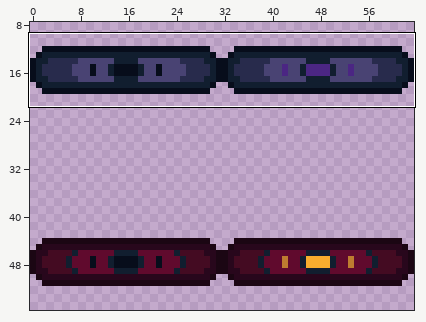
Pixel-art sprite, stored at Assets/Sprites/Activable/Activables.png. The picture above shows the old version from afar; the outline marks the close-up.
Close-up. As it was:
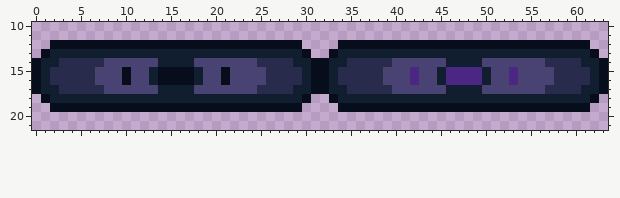
The file is 64x64 pixels. Colours within 5 levels of each other are drawn and written as one. Shown: x 0..63, y 10..21. The wide view leaves out empty margins. The commit also changed other parts of the picture, which this record leaves out.
And afterwards:
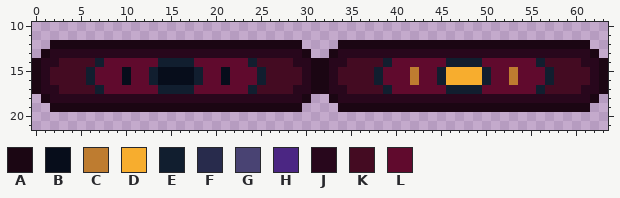
Palette (. is transparent): A #1b0613  B #070d1b  C #be7c30  D #f7ad2e  E #111e2f  F #282b4c  G #494373  H #4b2683  J #28071c  K #440b22  L #600a2d
Difference:
Changed rows in their new state; - is an unchanged pixel.
first column x 0:
12 --AAAAAAAAAAAAAAAAAAAAAAAAAAAA----AAAAAAAAAAAAAAAAAAAAAAAAAAAA--
13 -AJJJJJJJJJJJJJJJJJJJJJJJJJJJJA--AJJJJJJJJJJJJJJJJJJJJJJJJJJJJA-
14 AJJKKKKELLLLLL----LLLLLLEKKKKJJAAJJKKKKELLLLLL----LLLLLLEKKKKJJA
15 AJKKKKELLL-LL------LL-LLLEKKKKJAAJKKKKELLLCLL-DDDD-LLCLLLEKKKKJA
16 AJKKKKELLL-LL------LL-LLLEKKKKJAAJKKKKELLLCLL-DDDD-LLCLLLEKKKKJA
17 AJJKKKKELLLLLL----LLLLLLEKKKKJJAAJJKKKKELLLLLL----LLLLLLEKKKKJJA
18 -AJJJJJJJJJJJJJJJJJJJJJJJJJJJJA--AJJJJJJJJJJJJJJJJJJJJJJJJJJJJA-
19 --AAAAAAAAAAAAAAAAAAAAAAAAAAAA----AAAAAAAAAAAAAAAAAAAAAAAAAAAA--
Where, in picture pixels (left, top, right, bottom), the same in both close-ups:
changed: (32, 40, 608, 112)
